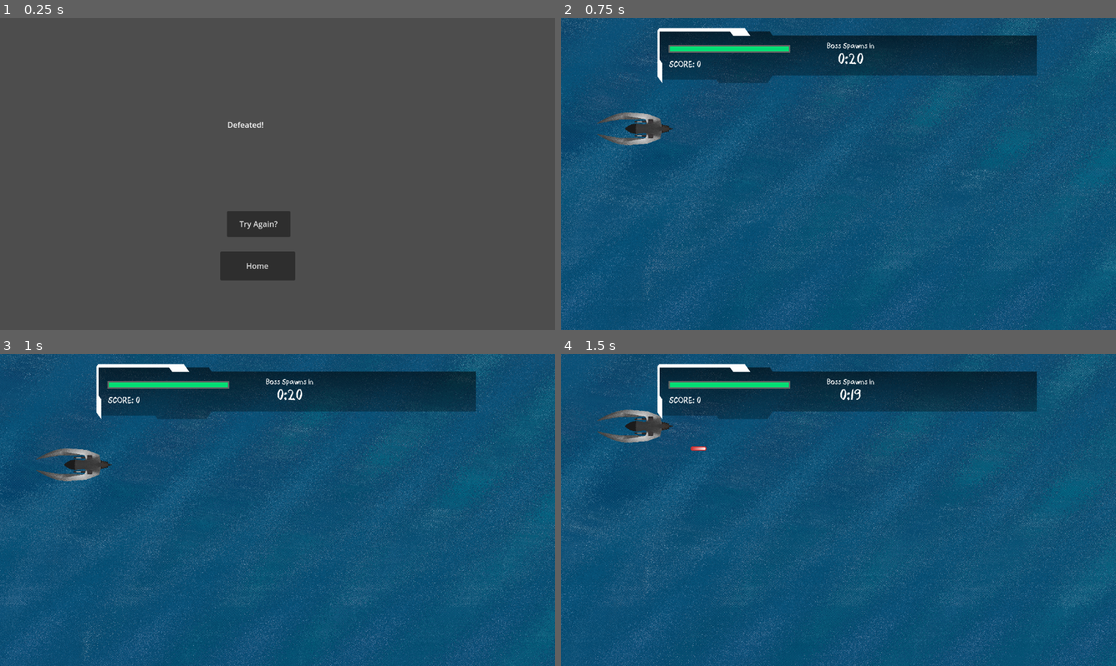
Above: before the commit, frames 1-4 (two rows, left to right).
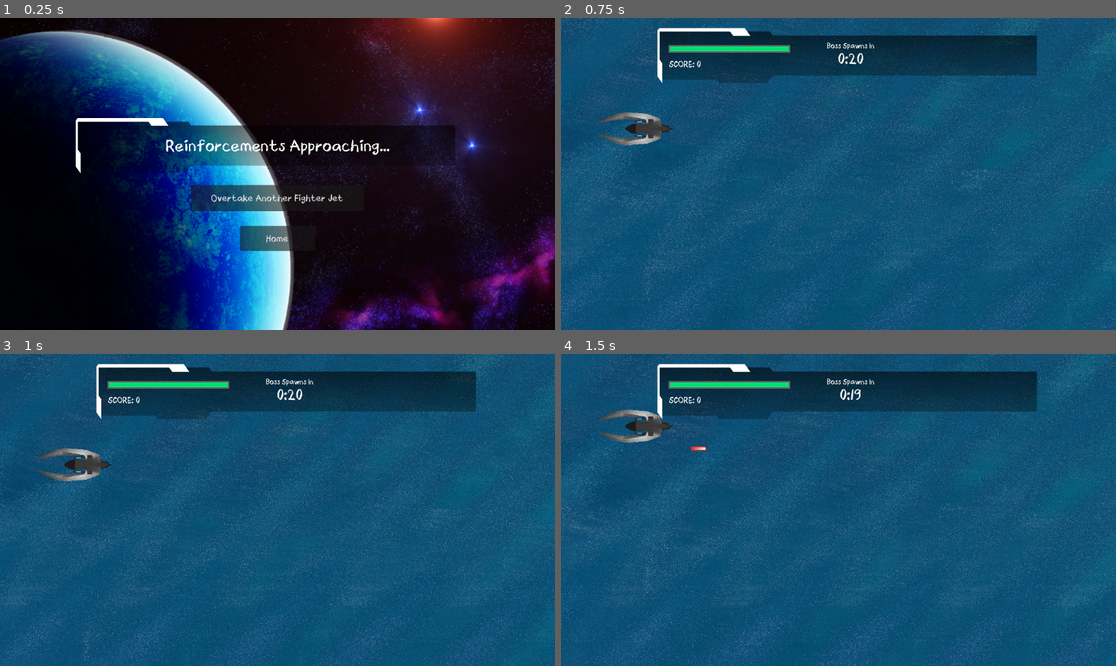
Above: after the commit, the same moments.

Repository: Winnie-Udel/father-where-are-you
Game: Godot game, scene res://scenes/defeated.tscn
The game is run twice, just before and just after one commit, with the same random seed, the same clock (stepped at 60 frames per second) and the same inputs. This scene is started directly instead of the project's main scene.
Inputs:
- Up to frame 1 (0.25 s): no input
- Up to frame 2 (0.75 s): click "Try Again?" (after the commit: "Overtake Another Fighter Jet") at 0.5 s
- Up to frame 3 (1 s): no input
- Up to frame 4 (1.5 s): hold Up (move_up) from 1.28 s (still down); tap Space (attack) at 1.35 s

The runs differ from the first frame. In frame 1, 99% of the frame differs, in the area x 0-100%, y 0-100%; in frame 2, nothing differs; in frame 3, nothing differs; in frame 4, nothing differs.

Commit message:
Refined defeat scene and update credits

Diff:
--- a/scenes/boss_enemy.tscn
+++ b/scenes/boss_enemy.tscn
@@ -1,9 +1,10 @@
-[gd_scene load_steps=6 format=3 uid="uid://be37asjetn3au"]
+[gd_scene load_steps=7 format=3 uid="uid://be37asjetn3au"]
 
 [ext_resource type="PackedScene" uid="uid://ccv0e3ldy050e" path="res://scenes/enemy.tscn" id="1_ubyi3"]
 [ext_resource type="Script" path="res://scripts/boss_enemy.gd" id="2_b817q"]
 [ext_resource type="PackedScene" uid="uid://dhqkgacclyx3v" path="res://scenes/enemy_laser.tscn" id="3_cojea"]
 [ext_resource type="PackedScene" uid="uid://c8jlx6e2g8xwq" path="res://scenes/bomb.tscn" id="4_fpasy"]
+[ext_resource type="Texture2D" uid="uid://dg37sil8y7bc0" path="res://assets/SS1.png" id="5_syi67"]
 
 [sub_resource type="CircleShape2D" id="CircleShape2D_fqrcs"]
 radius = 120.503
@@ -15,7 +16,9 @@
 health = 50
 
 [node name="Sprite2D" parent="." index="0"]
-scale = Vector2(0.3, 0.3)
+position = Vector2(9, 0)
+scale = Vector2(0.26, 0.26)
+texture = ExtResource("5_syi67")
 
 [node name="CollisionShape2D" parent="." index="1"]
 position = Vector2(9, 1)
@@ -26,16 +29,16 @@
 scale = Vector2(11.4, 9.15)
 
 [node name="FirstPosition" type="Node2D" parent="MuzzlePositions" index="0"]
-position = Vector2(-93, -93)
+position = Vector2(10, -120)
 
 [node name="SecondPosition" type="Node2D" parent="MuzzlePositions" index="1"]
-position = Vector2(-109, -42)
+position = Vector2(-96, -60)
 
 [node name="ThirdPosition" type="Node2D" parent="MuzzlePositions" index="2"]
-position = Vector2(-110, 22)
+position = Vector2(-94, 60)
 
 [node name="FouthPosition" type="Node2D" parent="MuzzlePositions" index="3"]
-position = Vector2(-98, 84)
+position = Vector2(11, 119)
 
 [node name="ShotTimer" type="Timer" parent="." index="4"]
 wait_time = 3.0
--- a/scenes/defeated.tscn
+++ b/scenes/defeated.tscn
@@ -1,30 +1,90 @@
-[gd_scene load_steps=2 format=3 uid="uid://igavpm34f5fj"]
+[gd_scene load_steps=7 format=3 uid="uid://igavpm34f5fj"]
 
 [ext_resource type="Script" path="res://scripts/defeated.gd" id="1_5v5iq"]
+[ext_resource type="FontFile" uid="uid://3gj20nwrx5pw" path="res://fonts/CrayonLibre.ttf" id="2_i30t3"]
+[ext_resource type="Texture2D" uid="uid://bki7dd4jfrjbx" path="res://assets/outer_space.png" id="2_v1n36"]
+[ext_resource type="Texture2D" uid="uid://cuuhimtiw0tn4" path="res://assets/futureui1.png" id="3_q1wfl"]
+[ext_resource type="AudioStream" uid="uid://tvujbr7sknrl" path="res://audio/music/the_sad_battle.mp3" id="5_77usy"]
+[ext_resource type="AudioStream" uid="uid://bnsl72tedse41" path="res://audio/sound effect/Menu Selection Click.wav" id="6_ws6rf"]
 
 [node name="Defeated" type="Node"]
 script = ExtResource("1_5v5iq")
 
+[node name="Background" type="Sprite2D" parent="."]
+texture_filter = 1
+position = Vector2(576, 329)
+scale = Vector2(0.65, 0.65)
+texture = ExtResource("2_v1n36")
+
+[node name="UI" type="NinePatchRect" parent="."]
+offset_left = 157.0
+offset_top = 208.0
+offset_right = 945.0
+offset_bottom = 322.0
+texture = ExtResource("3_q1wfl")
+region_rect = Rect2(4.40021, 2.00018, 2682.87, 276)
+
 [node name="Label" type="Label" parent="."]
-offset_left = 472.0
-offset_top = 210.0
-offset_right = 603.0
-offset_bottom = 233.0
-text = "Defeated!"
+texture_filter = 1
+anchors_preset = 8
+anchor_left = 0.5
+anchor_top = 0.5
+anchor_right = 0.5
+anchor_bottom = 0.5
+offset_left = -198.0
+offset_top = -78.0
+offset_right = 198.0
+offset_bottom = -42.0
+grow_horizontal = 2
+grow_vertical = 2
+size_flags_horizontal = 4
+theme_override_fonts/font = ExtResource("2_i30t3")
+theme_override_font_sizes/font_size = 35
+text = "Reinforcements Approaching..."
 
 [node name="TryAgain" type="Button" parent="."]
-offset_left = 471.0
-offset_top = 401.0
-offset_right = 603.0
-offset_bottom = 455.0
-text = "Try Again?"
+texture_filter = 1
+anchors_preset = 8
+anchor_left = 0.5
+anchor_top = 0.5
+anchor_right = 0.5
+anchor_bottom = 0.5
+offset_left = -180.0
+offset_top = 23.0
+offset_right = 180.0
+offset_bottom = 77.0
+grow_horizontal = 2
+grow_vertical = 2
+theme_override_fonts/font = ExtResource("2_i30t3")
+theme_override_font_sizes/font_size = 20
+text = "Overtake Another Fighter Jet"
 
 [node name="Home" type="Button" parent="."]
-offset_left = 457.0
-offset_top = 485.0
-offset_right = 613.0
-offset_bottom = 545.0
+texture_filter = 1
+anchors_preset = 8
+anchor_left = 0.5
+anchor_top = 0.5
+anchor_right = 0.5
+anchor_bottom = 0.5
+offset_left = -78.0
+offset_top = 108.0
+offset_right = 78.0
+offset_bottom = 160.0
+grow_horizontal = 2
+grow_vertical = 2
+size_flags_horizontal = 4
+theme_override_fonts/font = ExtResource("2_i30t3")
+theme_override_font_sizes/font_size = 20
 text = "Home"
 
+[node name="Music" type="AudioStreamPlayer" parent="."]
+stream = ExtResource("5_77usy")
+volume_db = -15.0
+
+[node name="Click" type="AudioStreamPlayer" parent="."]
+stream = ExtResource("6_ws6rf")
+
+[connection signal="button_down" from="TryAgain" to="." method="_on_try_again_button_down"]
 [connection signal="pressed" from="TryAgain" to="." method="_on_try_again_pressed"]
+[connection signal="button_down" from="Home" to="." method="_on_home_button_down"]
 [connection signal="pressed" from="Home" to="." method="_on_home_pressed"]
--- a/scenes/main_menu.tscn
+++ b/scenes/main_menu.tscn
@@ -16,4 +16,5 @@
 [node name="Click" type="AudioStreamPlayer" parent="."]
 stream = ExtResource("2_aykil")
 
+[connection signal="button_down" from="Play" to="." method="_on_play_button_down"]
 [connection signal="pressed" from="Play" to="." method="_on_play_pressed"]
--- a/scripts/defeated.gd
+++ b/scripts/defeated.gd
@@ -1,7 +1,20 @@
 extends Node
+
+@onready var click = $Click
+@onready var music = $Music
+
+func _ready():
+	music.play()
 
 func _on_try_again_pressed():
 	get_tree().change_scene_to_file("res://scenes/main.tscn")
 
+
 func _on_home_pressed():
 	get_tree().change_scene_to_file("res://scenes/main_menu.tscn")
+
+func _on_try_again_button_down():
+	click.play()
+
+func _on_home_button_down():
+	click.play()
--- a/scripts/main_menu.gd
+++ b/scripts/main_menu.gd
@@ -1,7 +1,9 @@
 extends Node
 
-@onready var click_sound = $Click
+@onready var click = $Click
 
 func _on_play_pressed():
-	click_sound.play()
 	get_tree().change_scene_to_file("res://scenes/instruction.tscn")
+
+func _on_play_button_down():
+	click.play()
Binary file added: assets/SS1.png
Not shown, added: assets/SS1.png.import
Binary file added: assets/outer_space.png
Not shown, added: assets/outer_space.png.import
Not shown, added: audio/music/the_sad_battle.mp3.import
Not shown, changed: README.md
Not shown, added: audio/music/the_sad_battle.mp3
